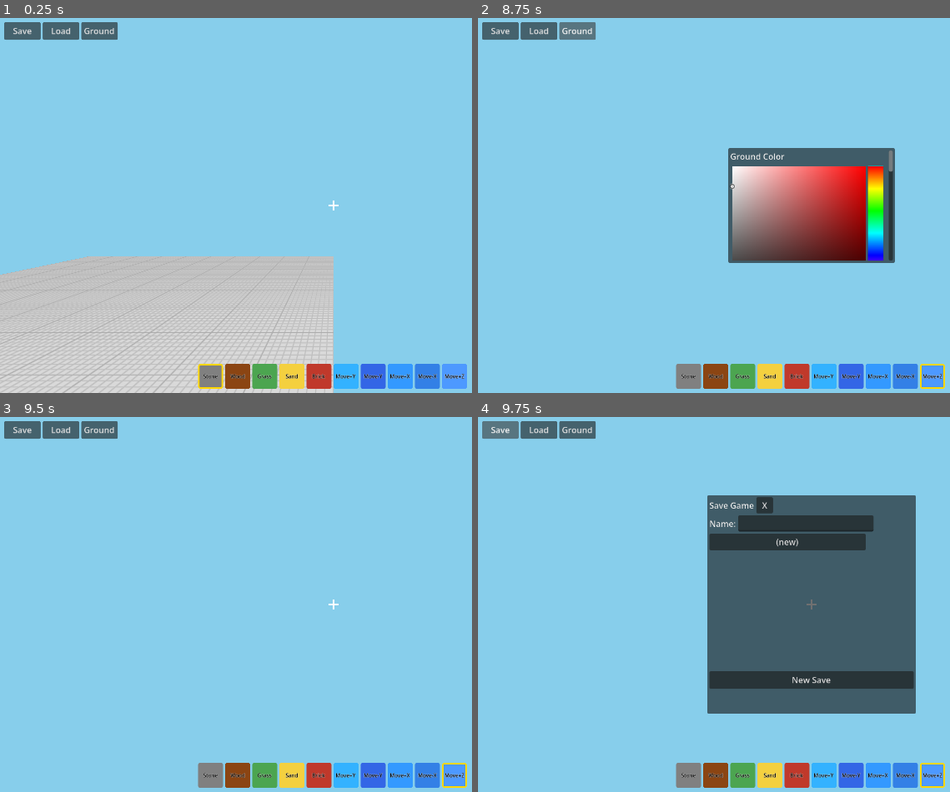
Above: before the commit, frames 1-4 (two rows, left to right).
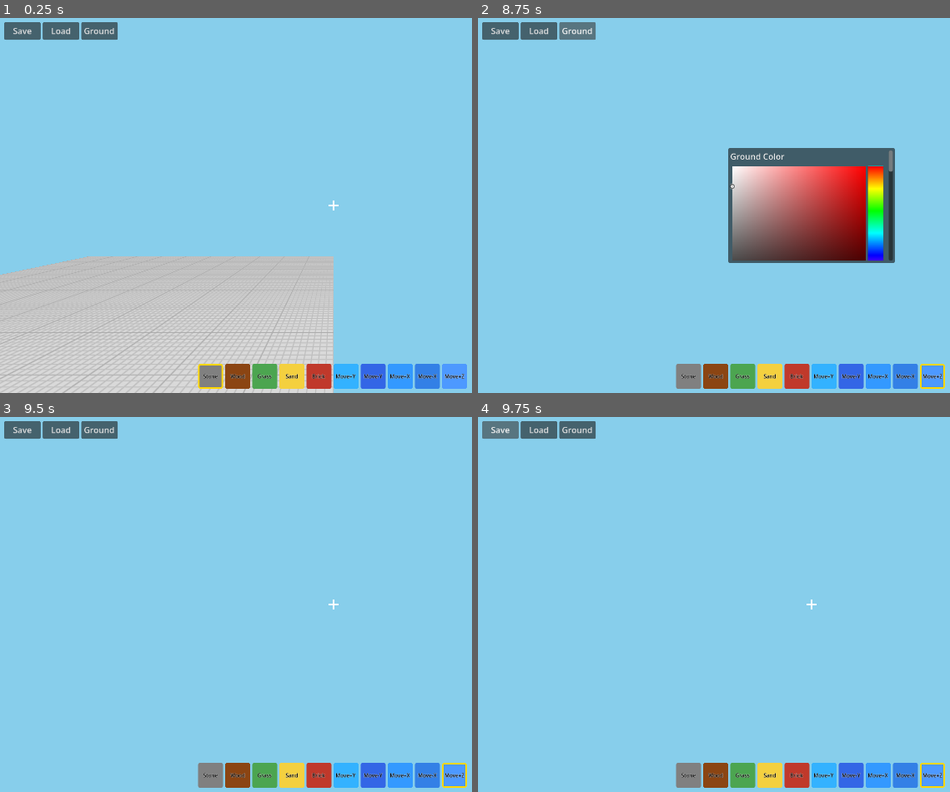
Above: after the commit, the same moments.

Repository: shbshc/building-game
Game: Godot game, scene res://scenes/main.tscn
Same seed, same stepped clock (60 frames per second), same inputs: the game is played once before the commit and once after it.
Inputs (mouse positions are in pixels of both pictures, inside the frame that each line leads up to):
- Up to frame 1 (0.25 s): no input
- Up to frame 2 (8.75 s): click "Stone" at 0.5 s; click "Wood" at 1.25 s; click "Grass" at 2 s; click "Sand" at 2.75 s; click "Brick" at 3.5 s; click "Move+Y" at 4.25 s; click "Move-Y" at 5 s; click "Move+X" at 5.75 s; click "Move-X" at 6.5 s; click "Move+Z" at 7.25 s; click "Ground" at 8 s
- Up to frame 3 (9.5 s): click (259, 705) at 8.75 s
- Up to frame 4 (9.75 s): click "Save" at 9.5 s

Frames 1-3 are identical in both runs. In frame 4, 26% of the frame differs, in the area x 48-93%, y 20-80%.
Error after the commit: Parse Error: Invalid argument for "style_panel()" function: argument 1 should be "Control" but is "res://scripts/save_panel.gd". (res://scripts/save_panel.gd:9…

Commit message:
feat: yellow_panel 9-slice UI theme — styled pause menu, save/load panels

Diff:
--- a/project.godot
+++ b/project.godot
@@ -36,6 +36,8 @@
 [autoload]
 
 TextureAtlas="*res://scripts/texture_atlas.gd"
+
+UITheme="*res://scripts/ui_theme.gd"
 
 [display]
 
--- a/scripts/load_panel.gd
+++ b/scripts/load_panel.gd
@@ -63,4 +63,5 @@
 
 
 func _ready():
+	UITheme.style_panel(self)
 	$VBox/TitleBar/CloseBtn.pressed.connect(func(): hide())
--- a/scripts/pause_menu.gd
+++ b/scripts/pause_menu.gd
@@ -20,6 +20,14 @@
 
 
 func _ready():
+    # Apply yellow panel background
+    UITheme.style_panel(self)
+
+    # Style title
+    var title: Label = $VBox/Title
+    title.add_theme_color_override("font_color", Color(1, 1, 0.85))
+    title.add_theme_font_size_override("font_size", 20)
+
     $VBox/ResumeBtn.pressed.connect(_on_resume)
     $VBox/SaveBtn.pressed.connect(_on_save)
     $VBox/LoadBtn.pressed.connect(_on_load)
@@ -67,10 +75,9 @@
 
 func _on_paint():
     hide()
-    # Open paint panel for the currently selected hotbar item
     var inv_mgr = _main_node.get_node("InventoryManager")
     var item_id = inv_mgr.get_selected_type()
-    if item_id >= 0 and item_id < 1000:  # not a blueprint
+    if item_id >= 0 and item_id < 1000:
         _main_node.open_paint_panel_for_item(item_id)
 
 
--- a/scripts/save_panel.gd
+++ b/scripts/save_panel.gd
@@ -87,5 +87,6 @@
 
 
 func _ready():
+    UITheme.style_panel(self)
     $VBox/TitleBar/CloseBtn.pressed.connect(func(): hide())
     $VBox/NewBtn.pressed.connect(_on_slot_clicked.bind(-1))
--- /dev/null
+++ b/scripts/ui_theme.gd
@@ -0,0 +1,78 @@
+extends Node
+# ui_theme.gd — Assembles tilemap tiles into 9-slice StyleBoxes (AutoLoad)
+
+const TILE_SIZE := 16
+const TILE_DIR := "res://ui sucai"
+
+# Yellow panel 9-slice tile file names (0-padded tile index)
+const YELLOW_TILES := {
+    "top_left":     "tile_003_48_0.png",
+    "top":          "tile_004_64_0.png",
+    "top_right":    "tile_005_80_0.png",
+    "left":         "tile_021_48_16.png",
+    "center":       "tile_022_64_16.png",
+    "right":        "tile_023_80_16.png",
+    "bottom_left":  "tile_039_48_32.png",
+    "bottom":       "tile_040_64_32.png",
+    "bottom_right": "tile_041_80_32.png",
+}
+
+var yellow_stylebox: StyleBoxTexture
+
+
+func _ready():
+    yellow_stylebox = _build_nine_slice(YELLOW_TILES)
+    print("UITheme ready — yellow panel stylebox built")
+
+
+func _build_nine_slice(tiles: Dictionary) -> StyleBoxTexture:
+    # Assemble 9 tiles into 3×3 grid image (48×48)
+    var w = TILE_SIZE * 3
+    var h = TILE_SIZE * 3
+    var atlas := Image.create(w, h, false, Image.FORMAT_RGBA8)
+
+    var positions := {
+        "top_left":     Vector2i(0, 0),
+        "top":          Vector2i(TILE_SIZE, 0),
+        "top_right":    Vector2i(TILE_SIZE * 2, 0),
+        "left":         Vector2i(0, TILE_SIZE),
+        "center":       Vector2i(TILE_SIZE, TILE_SIZE),
+        "right":        Vector2i(TILE_SIZE * 2, TILE_SIZE),
+        "bottom_left":  Vector2i(0, TILE_SIZE * 2),
+        "bottom":       Vector2i(TILE_SIZE, TILE_SIZE * 2),
+        "bottom_right": Vector2i(TILE_SIZE * 2, TILE_SIZE * 2),
+    }
+
+    for role in tiles:
+        var path = TILE_DIR + "/" + tiles[role]
+        var img = Image.load_from_file(path)
+        if img:
+            var px = positions[role]
+            for x in range(TILE_SIZE):
+                for y in range(TILE_SIZE):
+                    atlas.set_pixel(px.x + x, px.y + y, img.get_pixel(x, y))
+
+    var tex := ImageTexture.create_from_image(atlas)
+    var sb := StyleBoxTexture.new()
+    sb.texture = tex
+    sb.patch_margin_left = TILE_SIZE
+    sb.patch_margin_right = TILE_SIZE
+    sb.patch_margin_top = TILE_SIZE
+    sb.patch_margin_bottom = TILE_SIZE
+    return sb
+
+
+# Apply yellow panel style to a control
+func style_panel(ctrl: Control):
+    ctrl.add_theme_stylebox_override("panel", yellow_stylebox)
+
+
+# Create a styled button
+func make_button(text: String) -> Button:
+    var btn := Button.new()
+    btn.text = text
+    btn.custom_minimum_size = Vector2(200, 36)
+    btn.add_theme_font_size_override("font_size", 14)
+    btn.add_theme_color_override("font_color", Color(1, 1, 1))
+    btn.add_theme_color_override("font_hover_color", Color(1, 1, 0.7))
+    return btn
